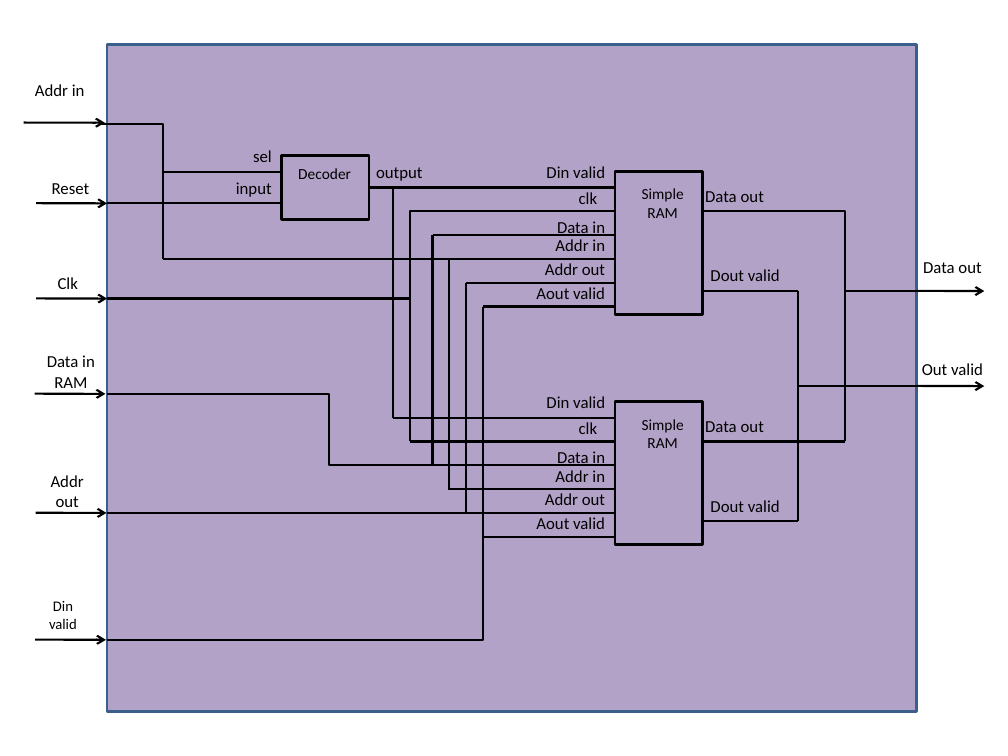
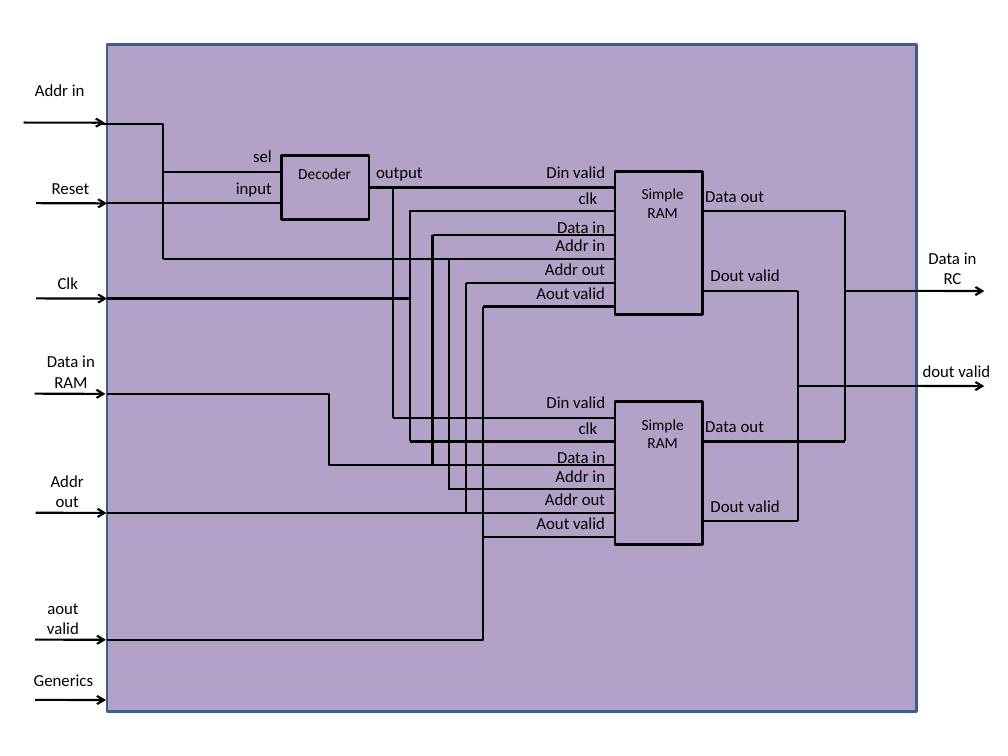
Before and after one commit to battellino/moran-zvika-project, a slide deck: slide 3 of core/Regesters Diagram.pptx. Drawn at 1008x756 pixels with LibreOffice and Linux fonts; fonts in the diff are those of the drawing. Boxes give left, top, right and bottom in pixels: in the first picture for what was removed or moved away, otherwise in the second. Text is boxed around its words. In the diff, an @@ line names an element or a change of style, - is before the commit and + after.

```diff
--- a/core/Regesters Diagram.pptx
+++ b/core/Regesters Diagram.pptx
@@ text at [928,252,977,284]: text changed @@
-Data out
+Data in RC
@@ text at [923,365,990,377]: text changed @@
-Out valid
+dout valid
@@ text at [47,603,79,634]: text changed; size 10.5 to 12 pt @@
-Din valid
+aout valid
@@ text added at [34,674,93,686], 12 pt, text #000000 @@
+Generics
@@ arrow added from (35, 700) to (106, 701), #000000 1.5 pt @@
```
Also in this commit, not shown: 1 other slide changed, 1 other file.
